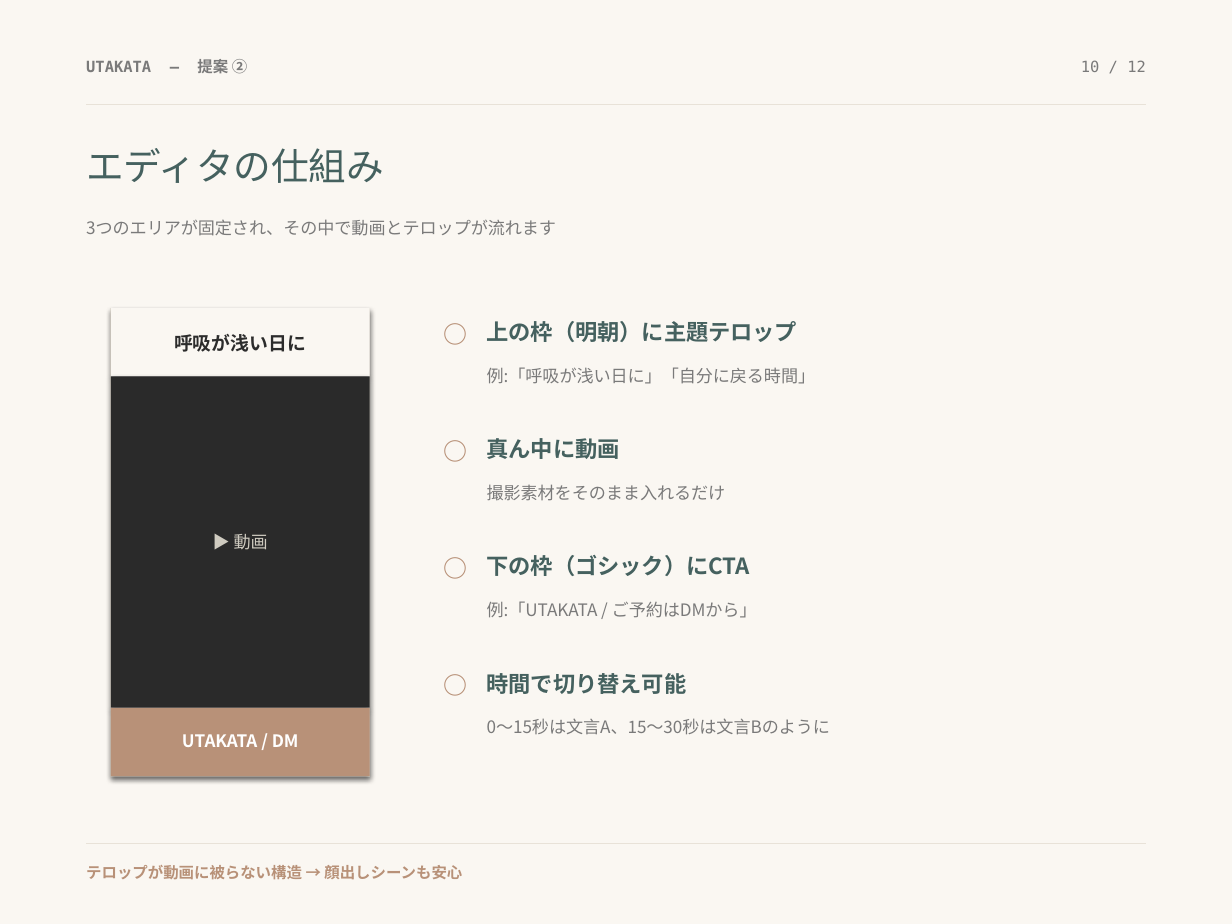
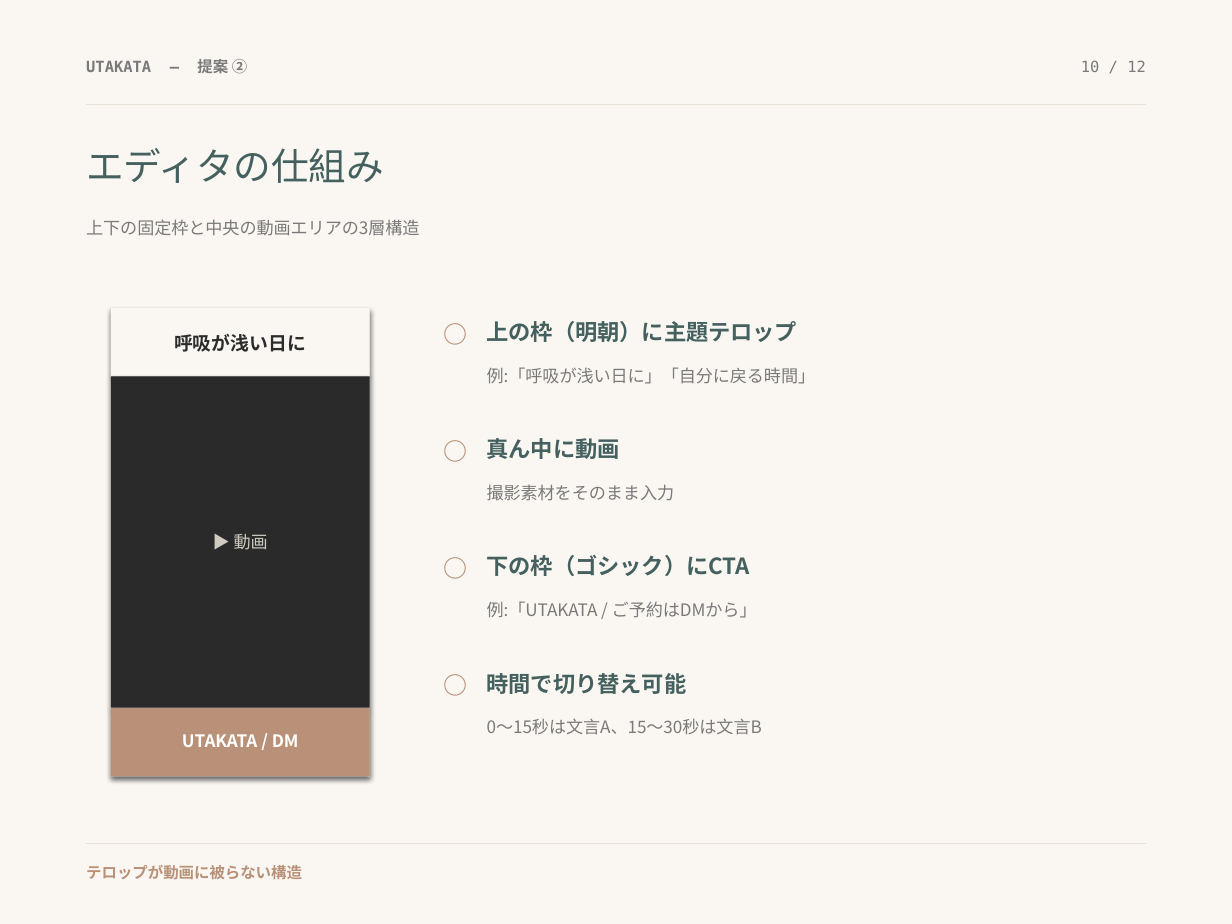
Before and after one commit to yamada-netizen/utakata-subtitle, a slide deck: slide 10 of salon-slides.pptx. Drawn at 1232x924 pixels with LibreOffice and Linux fonts; fonts in the diff are those of the drawing. Boxes give left, top, right and bottom in pixels: in the first picture for what was removed or moved away, otherwise in the second. Text is boxed around its words. In the diff, an @@ line names an element or a change of style, - is before the commit and + after.

```diff
--- a/salon-slides.pptx
+++ b/salon-slides.pptx
@@ text at <box>86,219,419,236</box>: text changed @@
-3つのエリアが固定され、その中で動画とテロップが流れます
+上下の固定枠と中央の動画エリアの3層構造
@@ text at <box>487,484,675,501</box>: text changed @@
-撮影素材をそのまま入れるだけ
+撮影素材をそのまま入力
@@ text at <box>487,718,762,735</box>: text changed @@
-0〜15秒は文言A、15〜30秒は文言Bのように
+0〜15秒は文言A、15〜30秒は文言B
@@ text at <box>86,865,302,880</box>: text changed @@
-テロップが動画に被らない構造 → 顔出しシーンも安心
+テロップが動画に被らない構造
```
Also in this commit, not shown: 11 other slides changed, 1 slide added, 1 slide removed, 2 other files.
